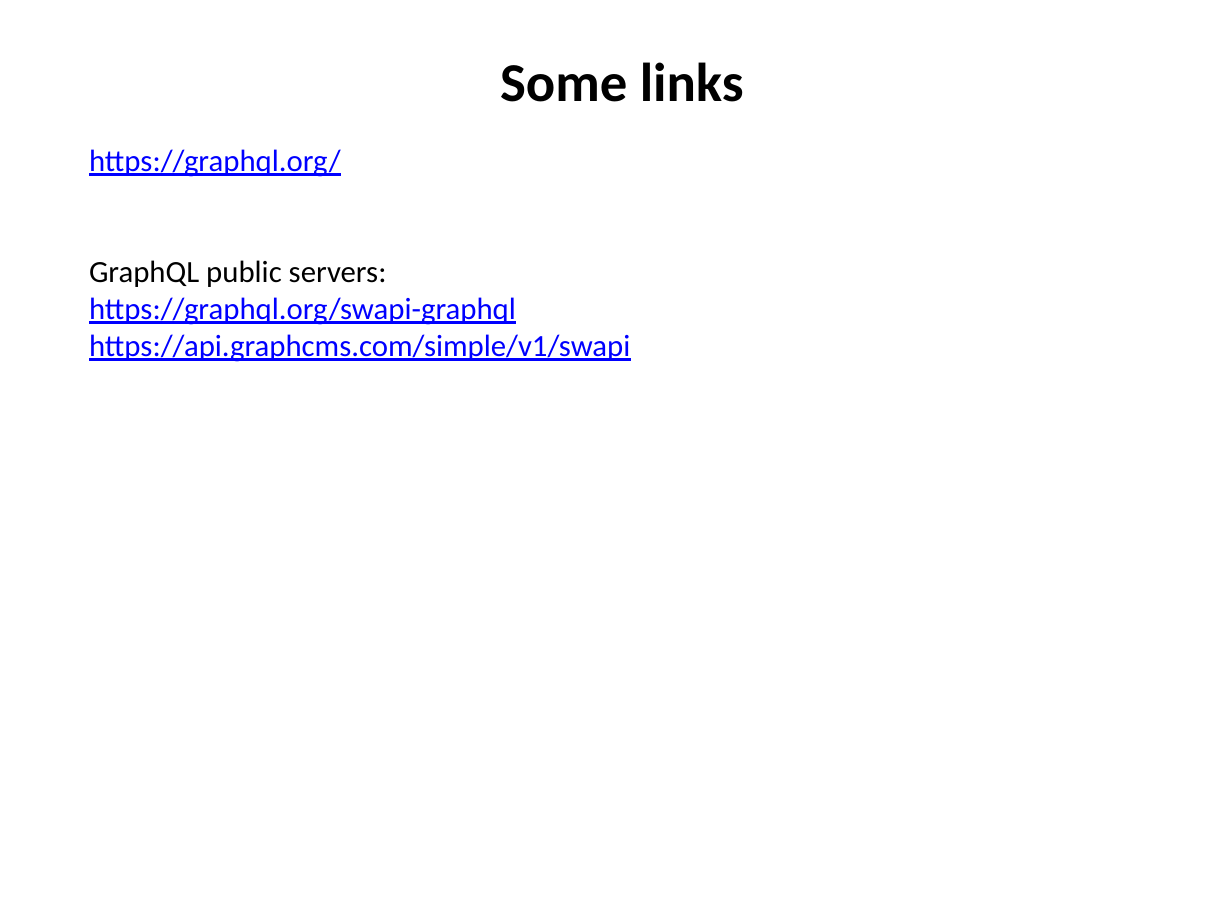
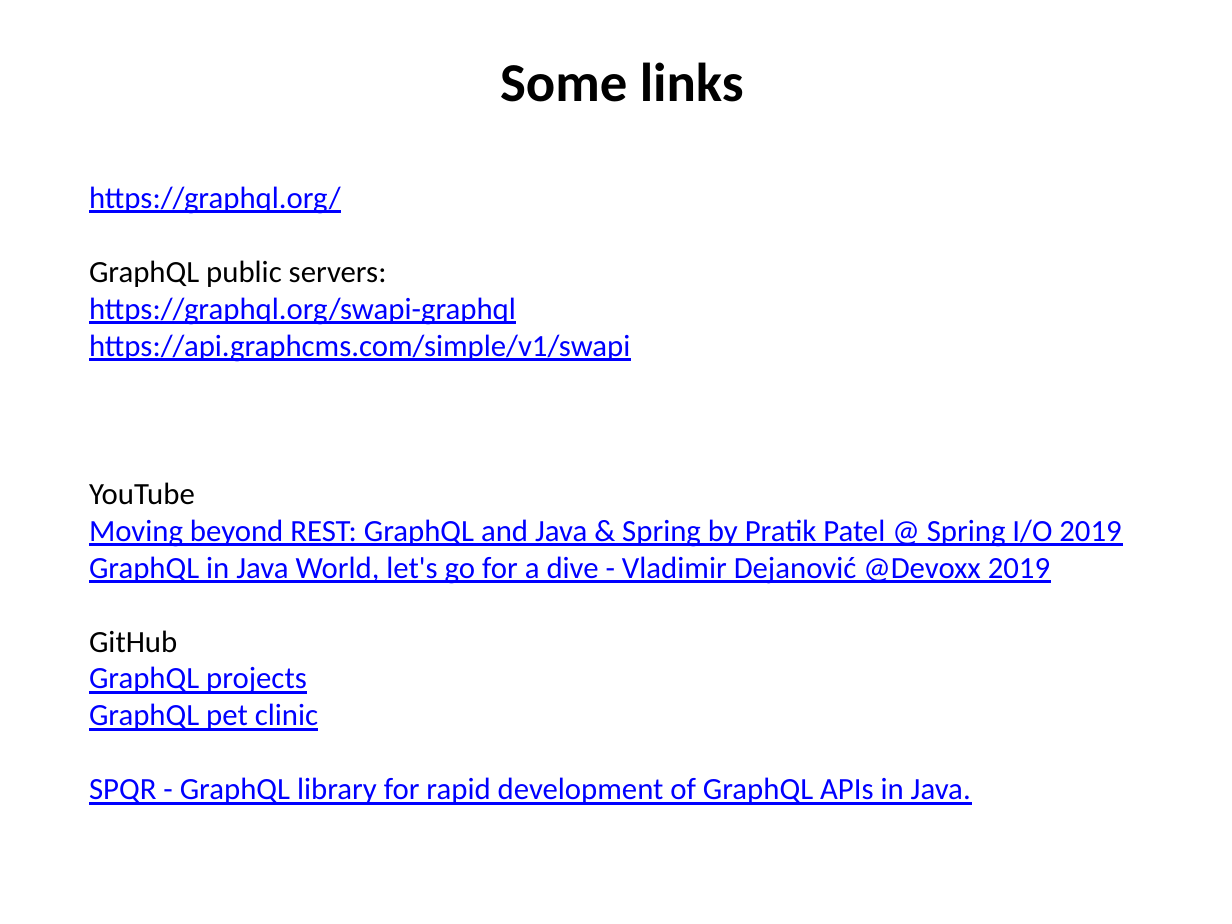
Before and after one commit to staniakm/GraphQL-StarWars, a slide deck: slide 17 of prezentacja/GraphQL.pptx. Drawn at 1232x924 pixels with LibreOffice and Linux fonts; fonts in the diff are those of the drawing. Boxes give left, top, right and bottom in pixels: in the first picture for what was removed or moved away, otherwise in the second. Text is boxed around its words. In the diff, an @@ line names an element or a change of style, - is before the commit and + after.

Commit message:
Add few links for GraphQL resources

```diff
--- a/prezentacja/GraphQL.pptx
+++ b/prezentacja/GraphQL.pptx
@@ text at <box>89,482,1121,805</box>: paragraphs added @@
+YouTube
+Moving beyond REST: GraphQL and Java & Spring by Pratik Patel @ Spring I/O 2019
+GraphQL in Java World, let's go for a dive - Vladimir Dejanović @Devoxx 2019
+GitHub
+GraphQL projects
+GraphQL pet clinic
+SPQR - GraphQL library for rapid development of GraphQL APIs in Java.
```
